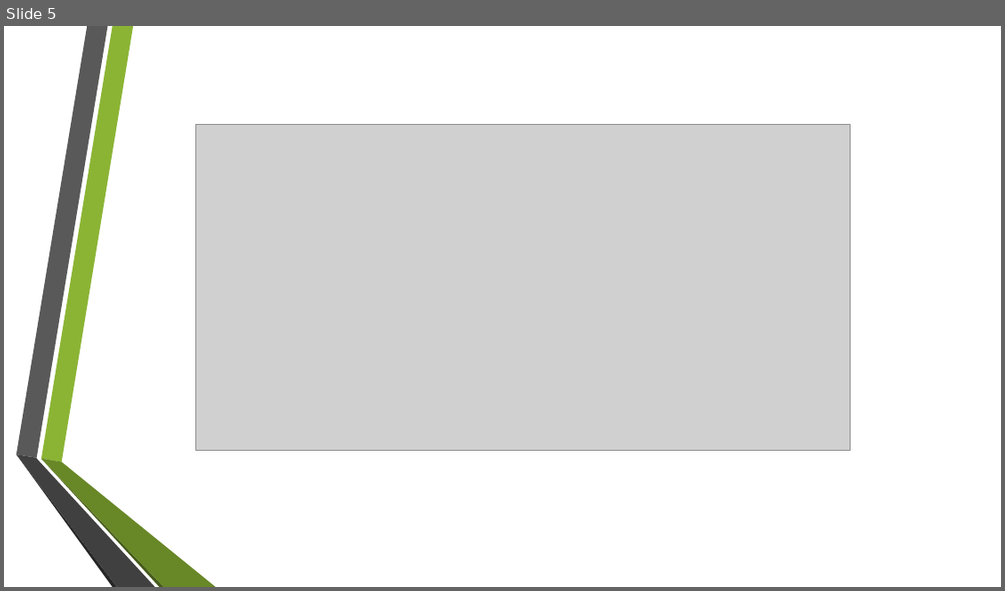
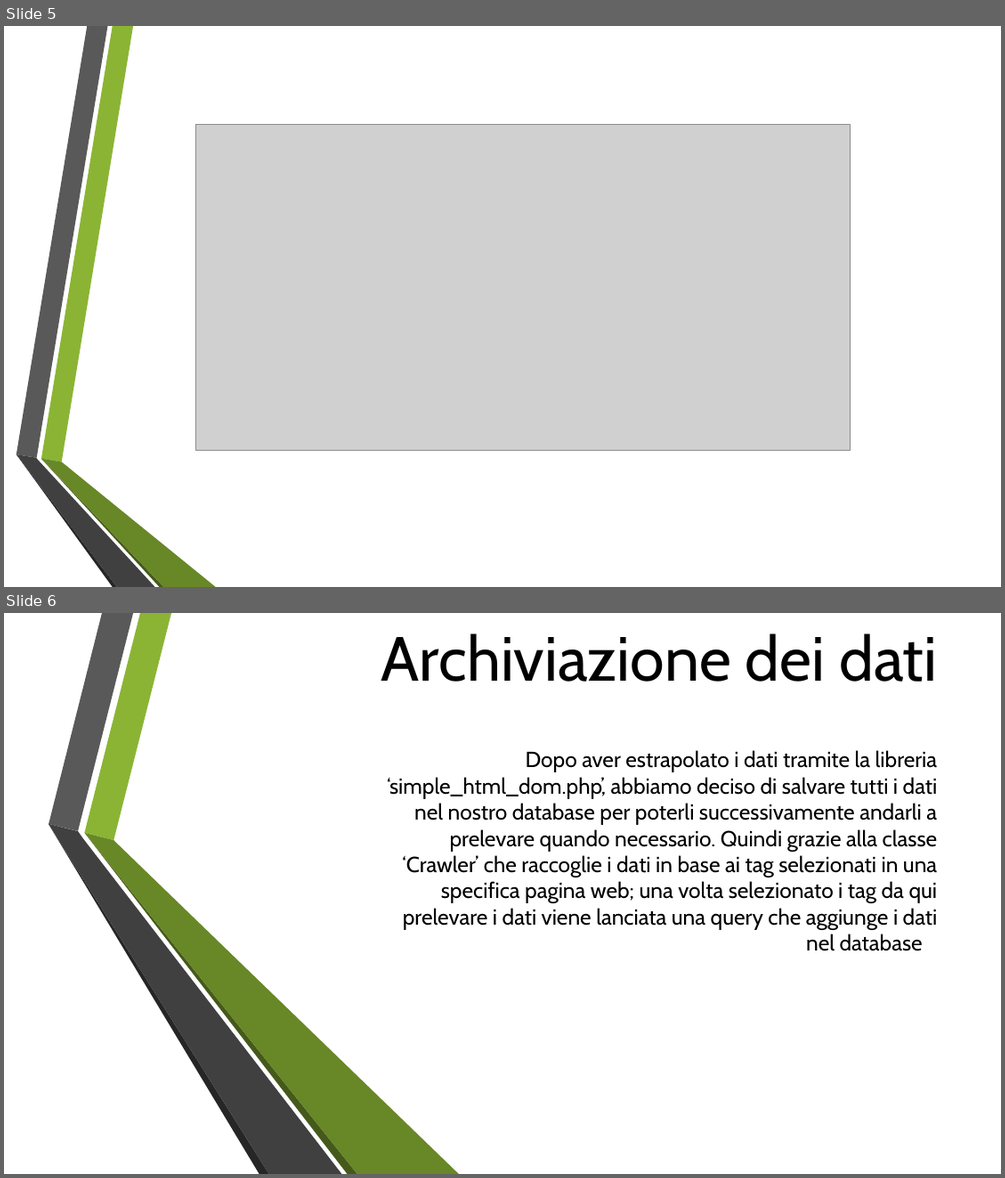
Before and after one commit to stefano-masiero/botcovid19, a slide deck: documentazione/Bot Telegram Covid-19.pptx. Shown one above the other, each under a label of ours: slide 5 before the commit, slides 5 and 6 after it. The pictures are 1005x591 and 1005x1178 pixels, drawn with LibreOffice and Linux fonts; fonts in the diff are those of the drawing; grey boxes stand for pictures; background and template pictures are left out. Boxes give left, top, right and bottom in pixels: in the first picture for what was removed or moved away, otherwise in the second. Text is boxed around its words. In the diff, an @@ line names an element or a change of style, - is before the commit and + after.

```diff
--- a/documentazione/Bot Telegram Covid-19.pptx
+++ b/documentazione/Bot Telegram Covid-19.pptx
@@ slide 6 added at (x1=4, y1=613, x2=1001, y2=1174), background picture (left out) @@
@@ title added at (x1=381, y1=633, x2=937, y2=682), 60 pt, text #000000 @@
+Archiviazione dei dati
@@ subtitle added at (x1=387, y1=750, x2=938, y2=951), 21 pt, text #000000 @@
+Dopo aver estrapolato i dati tramite la libreria ‘simple_html_dom.php’, abbiamo deciso di salvare tutti i dati nel nostro database per poterli successivamente andarli a prelevare quando necessario. Quindi grazie alla classe ‘Crawler’ che raccoglie i dati in base ai tag selezionati in una specifica pagina web; una volta selezionato i tag da qui prelevare i dati viene lanciata una query che aggiunge i dati nel database
@@ group added at (x1=48, y1=613, x2=460, y2=1174): 6 freeform shapes @@
```
Also in this commit, not shown: 1 other slide added.
